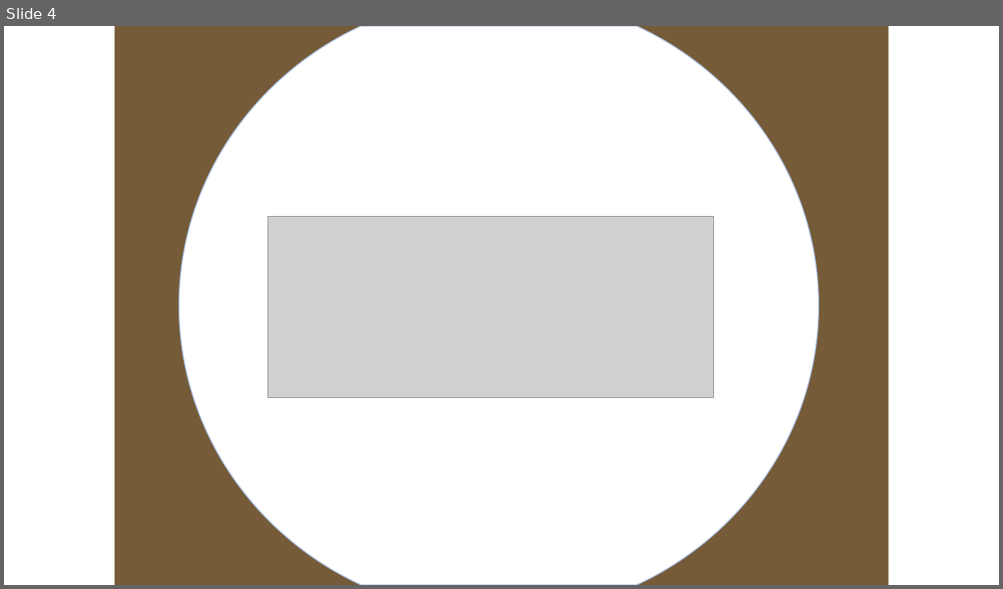
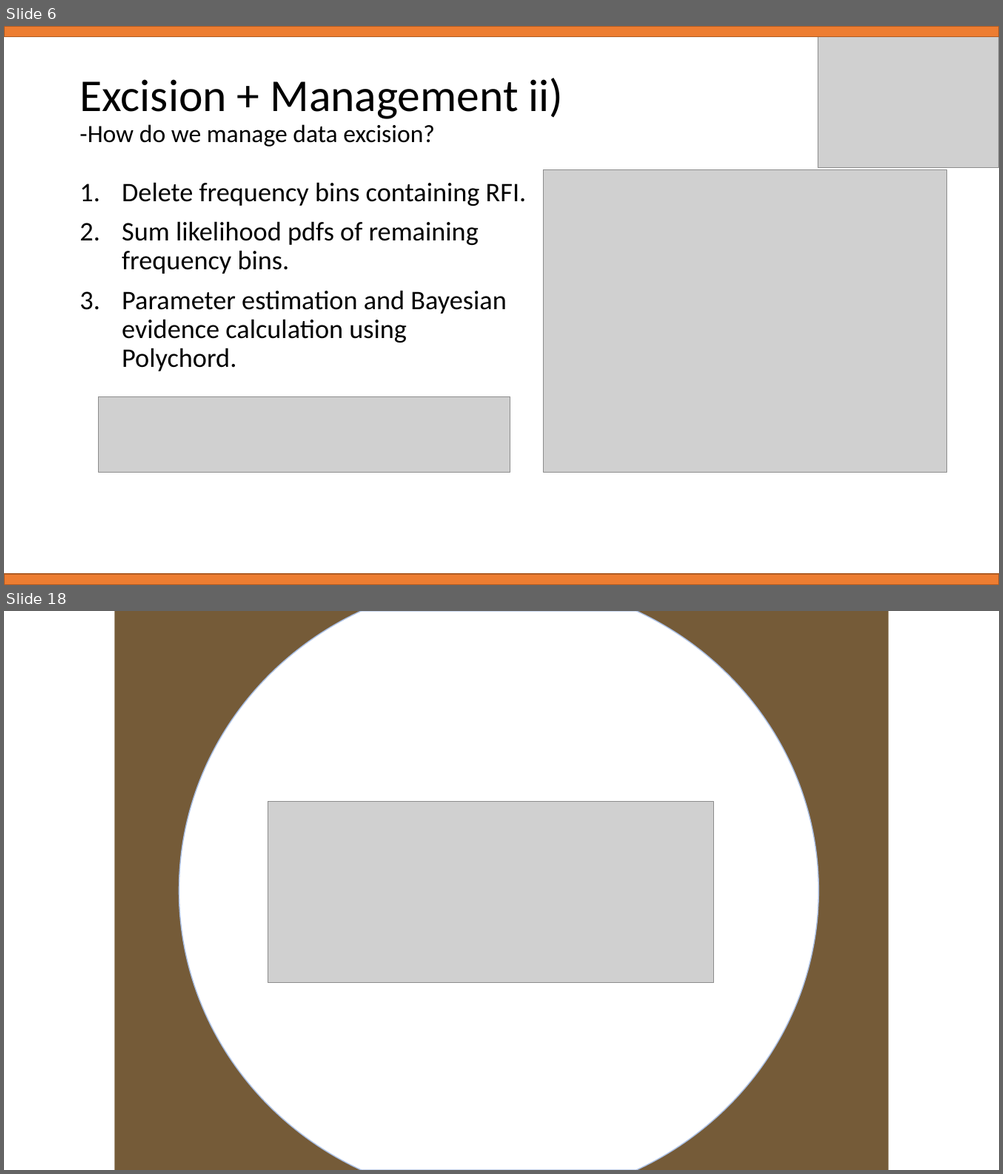
Before and after one commit to samleeney/Talks, a slide deck: RFI Management in the REACH Pipeline - REACH Conference 04-22.pptx. Shown one above the other, each under a label of ours: slide 4 before the commit, slides 6 and 18 after it; the slides between them are not shown. The pictures are 1003x589 and 1003x1174 pixels, drawn with LibreOffice and Linux fonts; fonts in the diff are those of the drawing; grey boxes stand for pictures; background and template pictures are left out. Boxes give left, top, right and bottom in pixels: in the first picture for what was removed or moved away, otherwise in the second. Text is boxed around its words. In the diff, an @@ line names an element or a change of style, - is before the commit and + after.

```diff
--- a/RFI Management in the REACH Pipeline - REACH Conference 04-22.pptx
+++ b/RFI Management in the REACH Pipeline - REACH Conference 04-22.pptx
@@ slide 6 added at [4,26,999,585], background #FFFFFF @@
@@ rectangle added at [4,26,999,37], fill #ED7D31, outline #AF5C24 1 pt @@
@@ picture added at [818,26,999,168] @@
@@ title added at [79,78,563,147], 24 pt, text #000000 @@
+Excision + Management ii)
+-How do we manage data excision?
@@ picture added at [543,170,947,472] @@
@@ text added at [122,182,526,372], 25.9 pt, text #000000 @@
+1. Delete frequency bins containing RFI.
+2. Sum likelihood pdfs of remaining frequency bins.
+3. Parameter estimation and Bayesian evidence calculation using Polychord.
@@ picture added at [98,397,510,473] @@
@@ rectangle added at [4,574,999,585], fill #ED7D31, outline #AF5C24 1 pt @@
@@ what was slide 4 is now slide 18 @@
```
Also in this commit, not shown: 2 slides changed, 13 other slides added.
